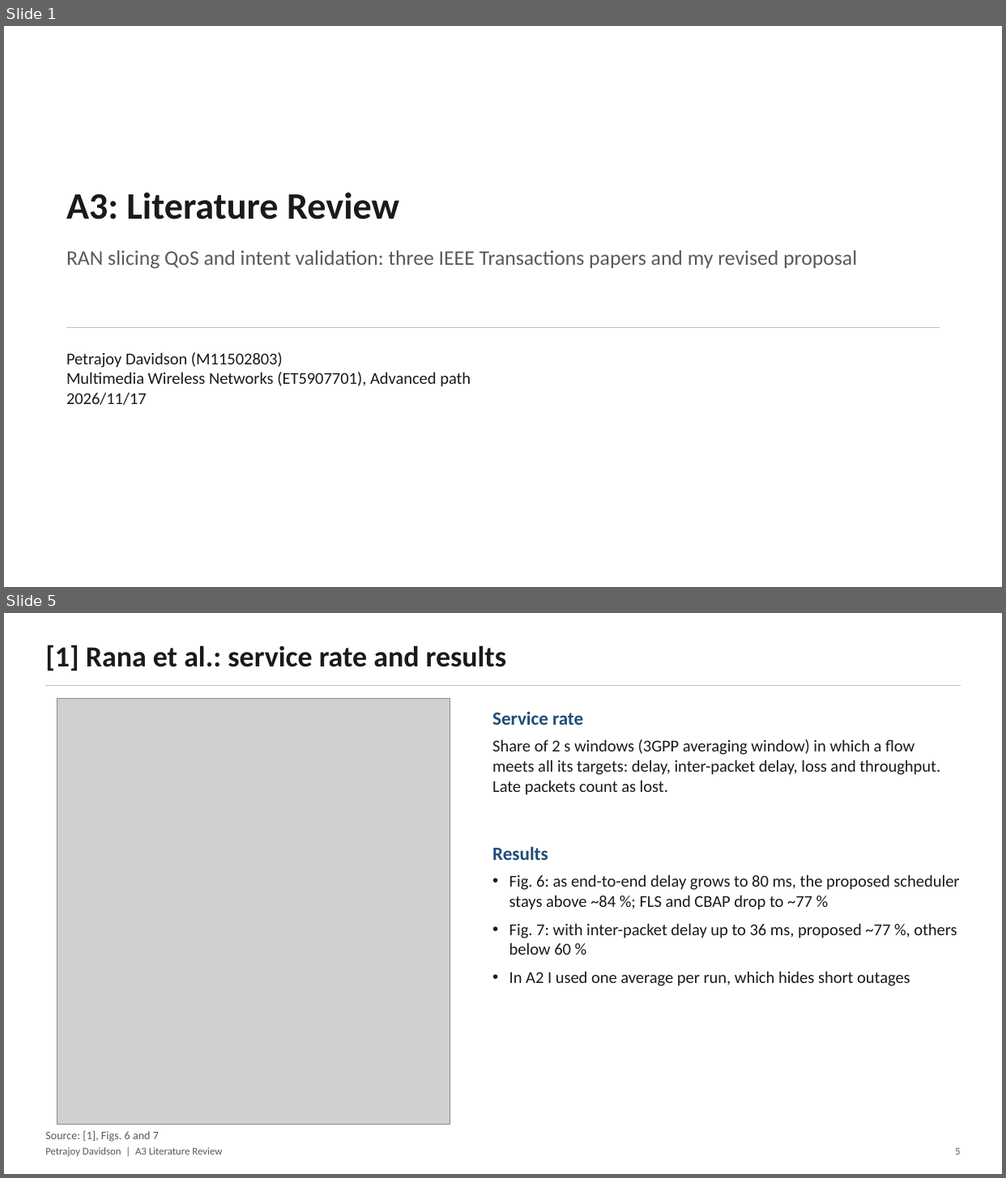
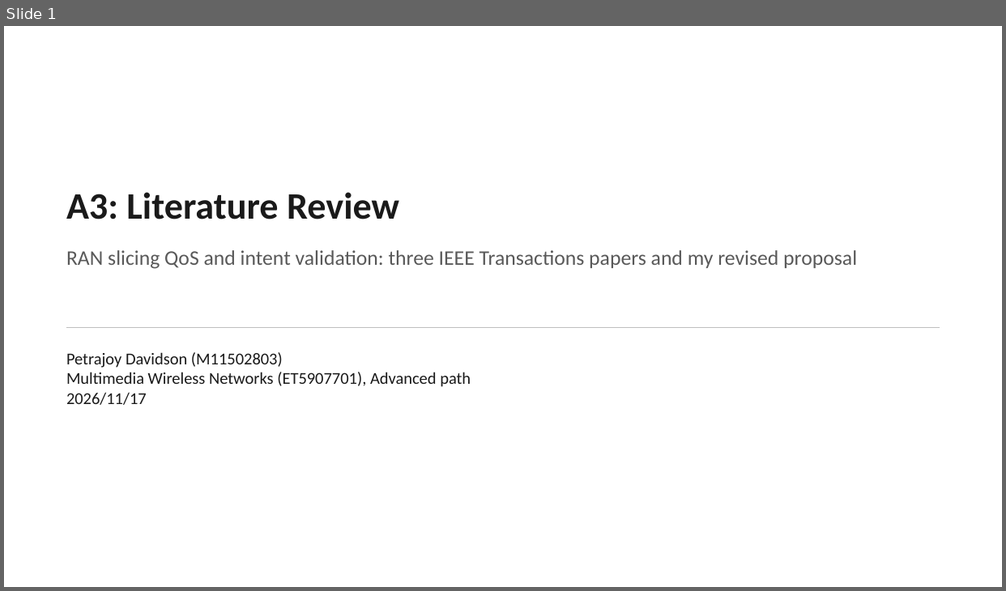
Before and after one commit to petrajoyd/MWN-2026-M11502803-Petrajoy-Davidson, a slide deck: A3-literature-review/presentation/A3-literature-review.pptx. Shown one above the other, each under a label of ours: slides 1 and 5 before the commit, slide 1 after it; the slides between them are not shown. The pictures are 1006x1178 and 1006x591 pixels, drawn with LibreOffice and Linux fonts; fonts in the diff are those of the drawing; grey boxes stand for pictures. Boxes give left, top, right and bottom in pixels: in the first picture for what was removed or moved away, otherwise in the second. Text is boxed around its words. In the diff, an @@ line names an element or a change of style, - is before the commit and + after.

```diff
--- a/A3-literature-review/presentation/A3-literature-review.pptx
+++ b/A3-literature-review/presentation/A3-literature-review.pptx
@@ slide 5 removed at [4, 613, 1002, 1174], background #FFFFFF @@
@@ text removed at [45, 645, 507, 671] @@
-[1] Rana et al.: service rate and results
@@ line removed from (46, 686) to (961, 686) @@
@@ picture removed at [57, 698, 450, 1124] @@
@@ text removed at [492, 712, 583, 725] @@
-Service rate
@@ text removed at [492, 739, 940, 795] @@
-Share of 2 s windows (3GPP averaging window) in which a flow meets all its targets: delay, inter-packet delay, loss and throughput. Late packets count as lost.
@@ text removed at [492, 846, 548, 860] @@
-Results
@@ text removed at [509, 875, 959, 986] @@
-• Fig. 6: as end-to-end delay grows to 80 ms, the proposed scheduler stays above ~84 %; FLS and CBAP drop to ~77 %
-• Fig. 7: with inter-packet delay up to 36 ms, proposed ~77 %, others below 60 %
-• In A2 I used one average per run, which hides short outages
@@ text removed at [45, 1131, 159, 1142] @@
-Source: [1], Figs. 6 and 7
@@ text removed at [45, 1148, 222, 1157] @@
-Petrajoy Davidson | A3 Literature Review
@@ text removed at [955, 1148, 960, 1155] @@
-5
```
Also in this commit, not shown: 4 slides changed, 8 slides added, 6 other slides removed, 8 other files.
